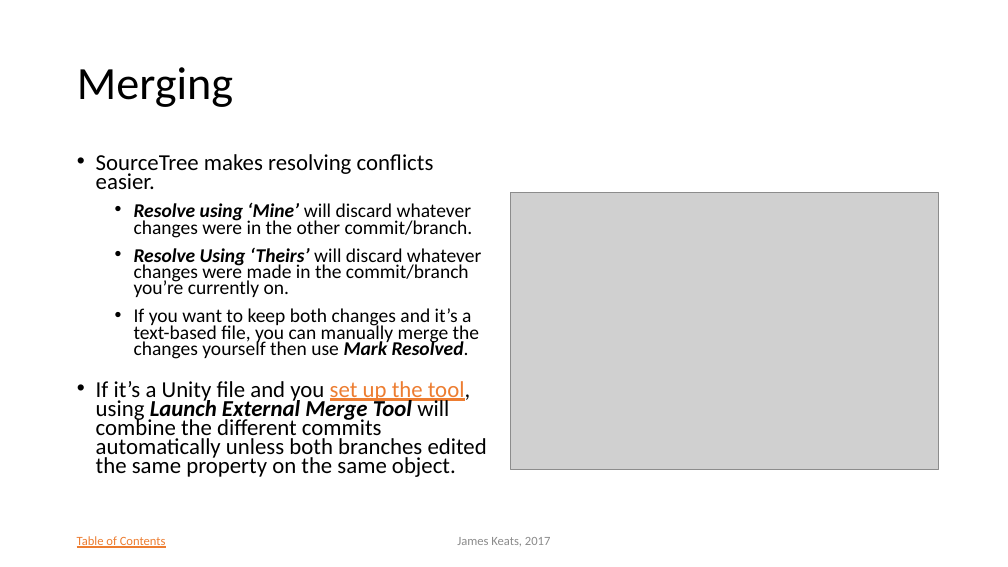
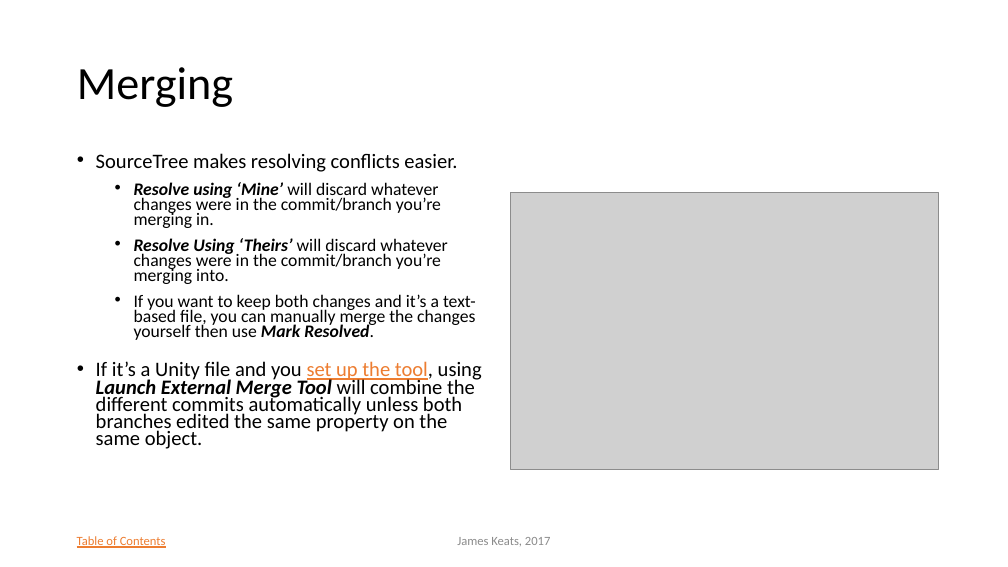
Before and after one commit to growlitheharpo/capstone-git-reference, a slide deck: slide 37 of Understanding Git.pptx. Drawn at 1008x567 pixels with LibreOffice and Linux fonts; fonts in the diff are those of the drawing; grey boxes stand for pictures; background and template pictures are left out. Boxes give left, top, right and bottom in pixels: in the first picture for what was removed or moved away, otherwise in the second. Text is boxed around its words. In the diff, an @@ line names an element or a change of style, - is before the commit and + after.

Commit message:
Clarify wording on "resolve using mine"  versus "resolve using theirs"

```diff
--- a/Understanding Git.pptx
+++ b/Understanding Git.pptx
@@ text at [96, 153, 482, 449]: size 21.7 to 19.6 pt in "SourceTree makes resolving conflicts easier.", "If it’s a Unity file and you ..."; size 18.6 to 16.8 pt in "If you want to keep both changes ..."; less space between paragraphs @@
@@ text at [134, 182, 447, 284]: text changed; size 18.6 to 16.8 pt @@
-  • Resolve using ‘Mine’ will discard whatever changes were in the other commit/branch.
-  • Resolve Using ‘Theirs’ will discard whatever changes were made in the commit/branch you’re currently on.
+  • Resolve using ‘Mine’ will discard whatever changes were in the commit/branch you’re merging in.
+  • Resolve Using ‘Theirs’ will discard whatever changes were in the commit/branch you’re merging into.
```
